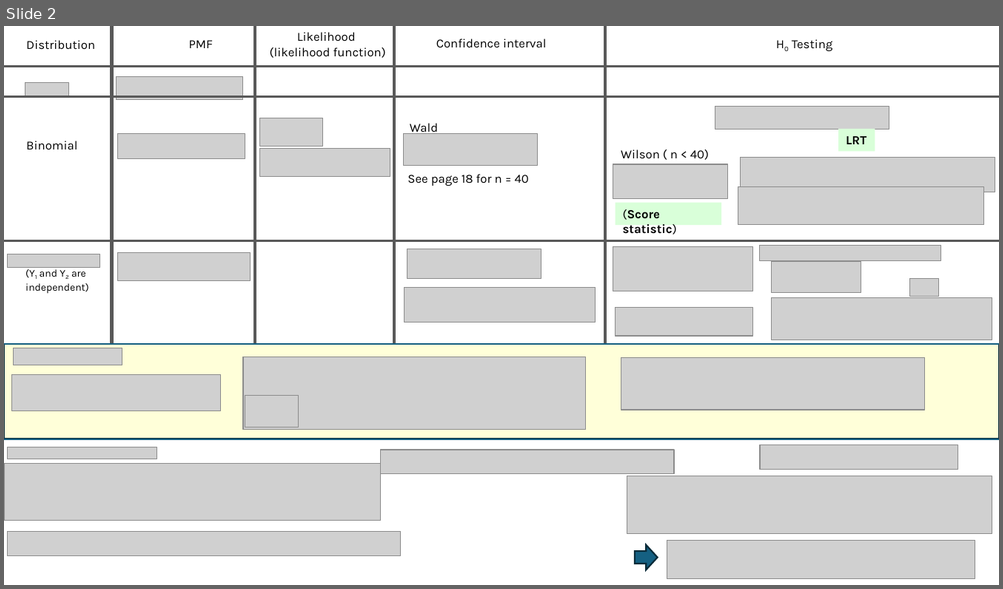
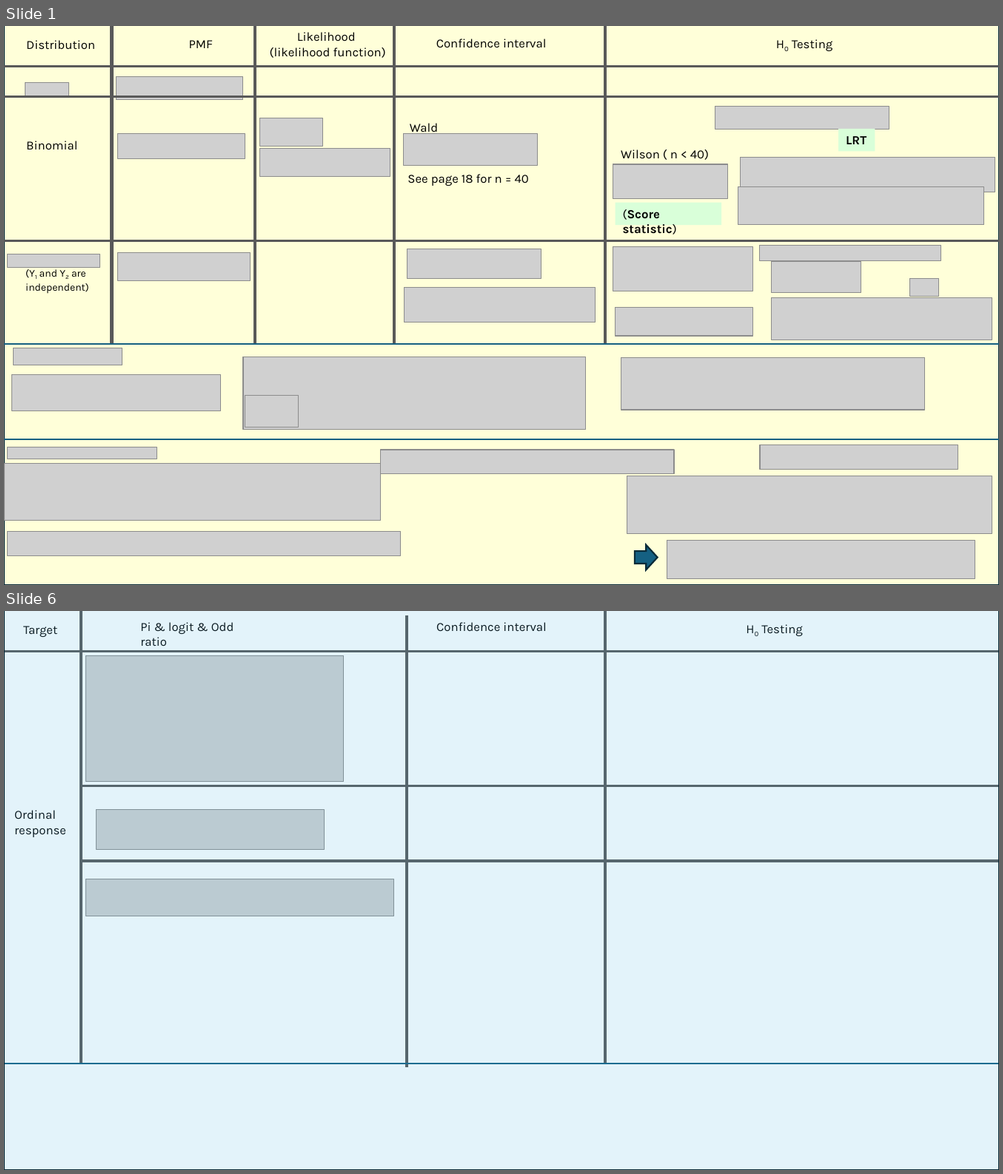
Before and after one commit to koohong/Discrete_271, a slide deck: summary.pptx. Shown one above the other, each under a label of ours: slide 2 before the commit, slides 1 and 6 after it; the slides between them are not shown. The pictures are 1003x589 and 1003x1174 pixels, drawn with LibreOffice and Linux fonts; fonts in the diff are those of the drawing; grey boxes stand for pictures. Boxes give left, top, right and bottom in pixels: in the first picture for what was removed or moved away, otherwise in the second. Text is boxed around its words. In the diff, an @@ line names an element or a change of style, - is before the commit and + after.

```diff
--- a/summary.pptx
+++ b/summary.pptx
@@ slide 6 added at (x1=4, y1=611, x2=999, y2=1170), background #FFFFFF @@
@@ rectangle added at (x1=4, y1=611, x2=999, y2=1170), fill #46B1E1 at 15% opacity, outline #092A39 1.5 pt @@
@@ text added at (x1=23, y1=626, x2=57, y2=637), 12 pt, text #000000 @@
+Target
@@ line added from (81, 611) to (81, 1064), #595959 3 pt @@
@@ text added at (x1=140, y1=622, x2=234, y2=646), 12 pt, text #000000 @@
+Pi & logit & Odd ratio
@@ line added from (407, 615) to (407, 1068), #595959 3 pt @@
@@ text added at (x1=436, y1=622, x2=546, y2=631), 12 pt, text #000000 @@
+Confidence interval
@@ line added from (606, 611) to (606, 1064), #595959 3 pt @@
@@ text added at (x1=761, y1=624, x2=802, y2=636), 12 pt, text #000000 @@
+H0 Testing
@@ line added from (4, 651) to (999, 651), #595959 2.25 pt @@
@@ picture added at (x1=86, y1=655, x2=344, y2=781) @@
@@ picture added at (x1=92, y1=742, x2=168, y2=782) @@
@@ line added from (81, 786) to (998, 786), #595959 2.25 pt @@
@@ text added at (x1=14, y1=810, x2=66, y2=837), 12 pt, text #000000 @@
+Ordinal response
@@ picture added at (x1=96, y1=810, x2=324, y2=850) @@
@@ line added from (81, 861) to (998, 861), #595959 2.25 pt @@
@@ picture added at (x1=86, y1=879, x2=394, y2=916) @@
@@ line added from (4, 1064) to (999, 1064), #156082 1.5 pt @@
@@ what was slide 2 is now slide 1 @@
@@ slide 1 changed as well @@
@@ rectangle resized from (x1=4, y1=344, x2=999, y2=439) to (x1=4, y1=26, x2=999, y2=585) @@
```
Also in this commit, not shown: 6 other slides added, 1 slide removed, 58 other files.
